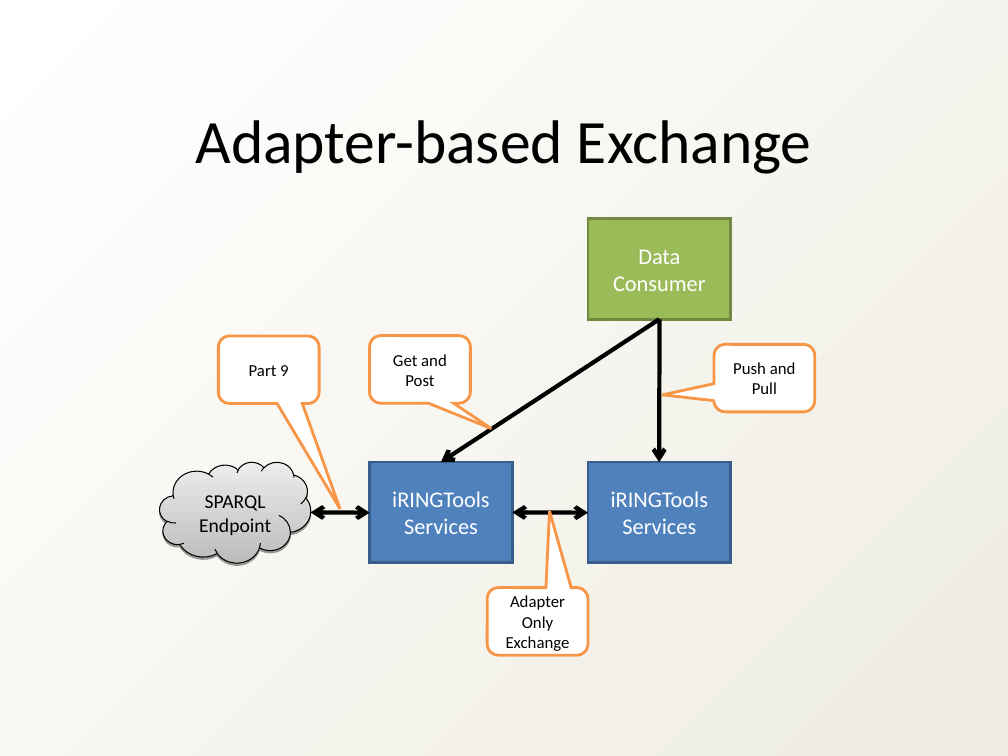
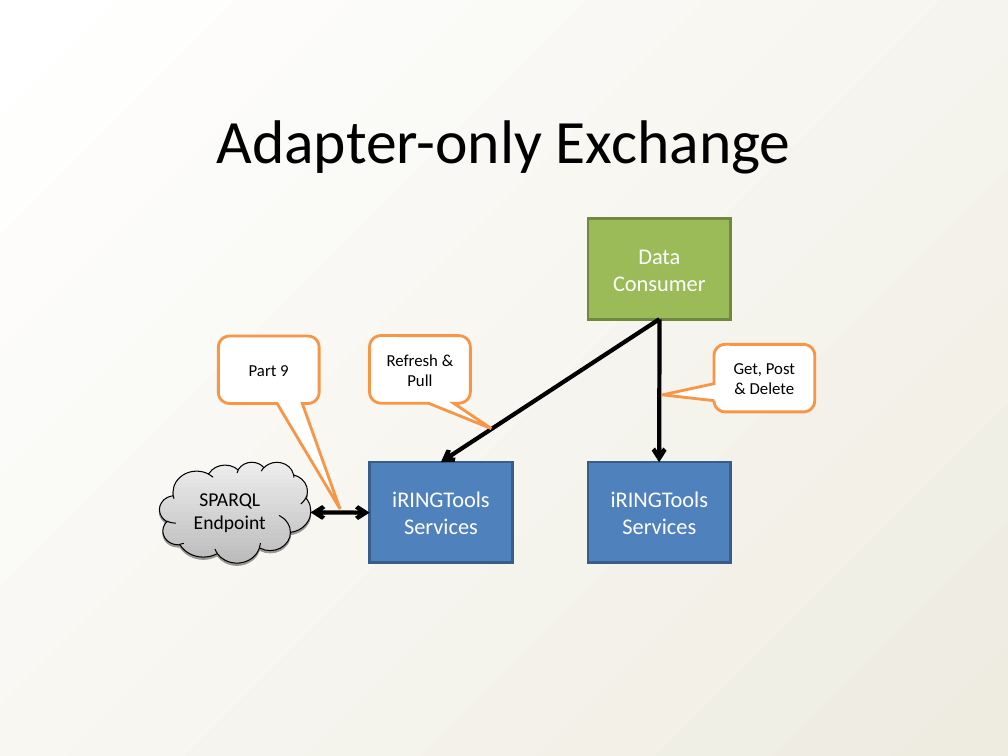
Before and after one commit to heyena/iring-tools, a slide deck: slide 18 of trunk/Documentation/iRINGTools_Overview_v2.1.0.ppt (slide 15 before the commit). Drawn at 1008x756 pixels with LibreOffice and Linux fonts; fonts in the diff are those of the drawing. Boxes give left, top, right and bottom in pixels: in the first picture for what was removed or moved away, otherwise in the second. Text is boxed around its words. In the diff, an @@ line names an element or a change of style, - is before the commit and + after.

```diff
--- a/trunk/Documentation/iRINGTools_Overview_v2.1.0.ppt
+++ b/trunk/Documentation/iRINGTools_Overview_v2.1.0.ppt
@@ text at [217,120,791,174]: text changed @@
-Adapter-based Exchange
+Adapter-only Exchange
@@ text in rounded speech box at [387,354,438,386]: text changed @@
-Get and Post
+Refresh & Pull
@@ text in rounded speech box at [734,363,795,394]: text changed @@
-Push and Pull
+Get, Post & Delete
@@ freeform shape "SPARQL Endpoint" at [159,462,310,562]: outline redrawn @@
@@ double arrow removed from (512, 512) to (588, 513) @@
@@ rounded speech box removed at [487,588,588,655] @@
-Adapter Only Exchange
```
Also in this commit, not shown: 12 other slides changed, 4 slides added, 1 slide removed.
